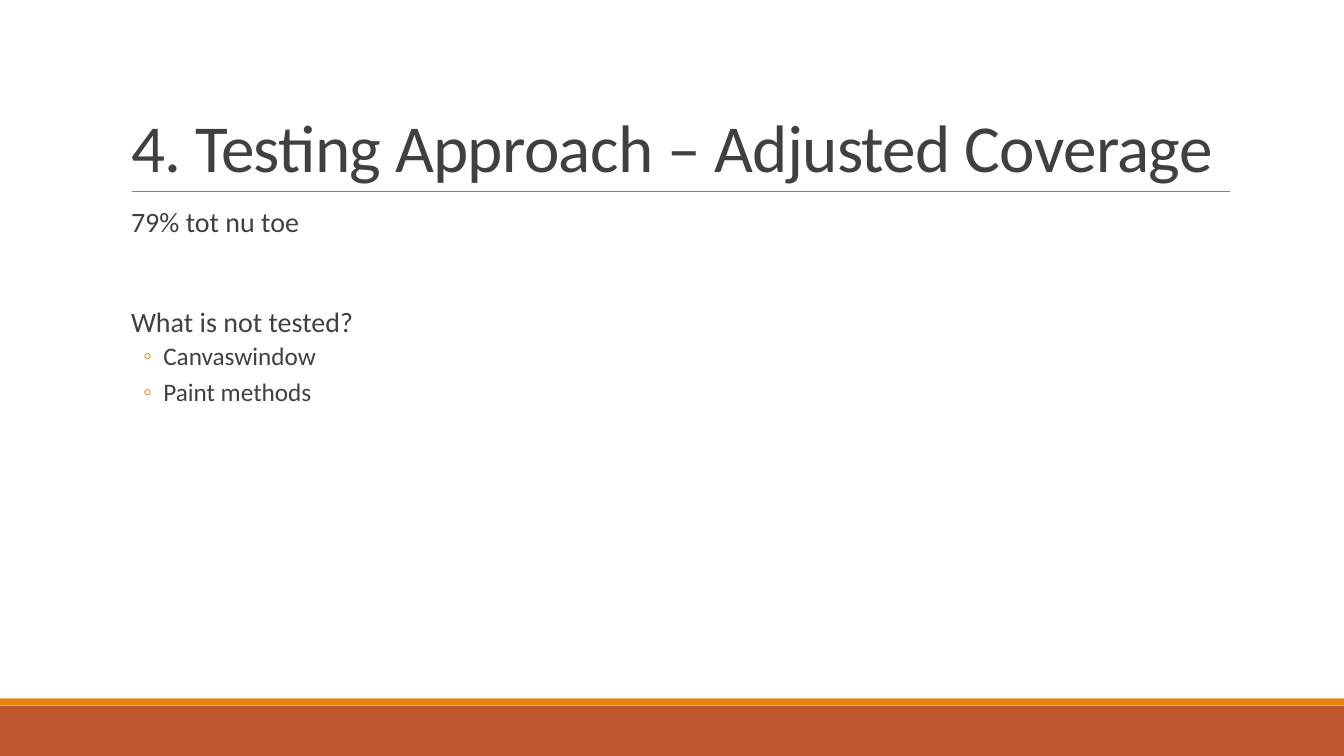
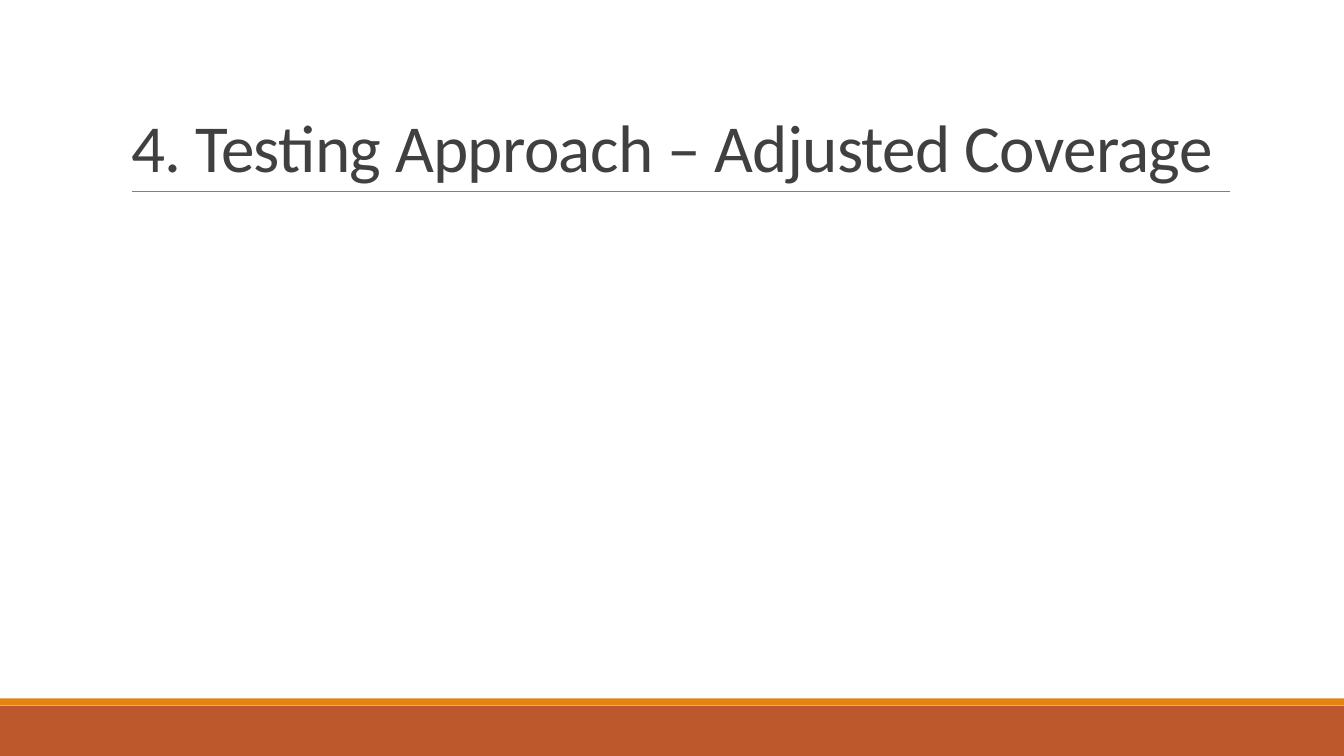
Before and after one commit to IgnaceBleukx/Software-Ontwerp, a slide deck: slide 18 of Presentaties/Iteration2.pptx (slide 14 before the commit). Drawn at 1344x756 pixels with LibreOffice and Linux fonts; fonts in the diff are those of the drawing. Boxes give left, top, right and bottom in pixels: in the first picture for what was removed or moved away, otherwise in the second. Text is boxed around its words. In the diff, an @@ line names an element or a change of style, - is before the commit and + after.

```diff
--- a/Presentaties/Iteration2.pptx
+++ b/Presentaties/Iteration2.pptx
@@ text removed at (131,213,353,401) @@
-  79% tot nu toe
-  What is not tested?
-  ◦ Canvaswindow
-  ◦ Paint methods
```
Also in this commit, not shown: 23 other slides changed, 12 slides added, 10 slides removed.
